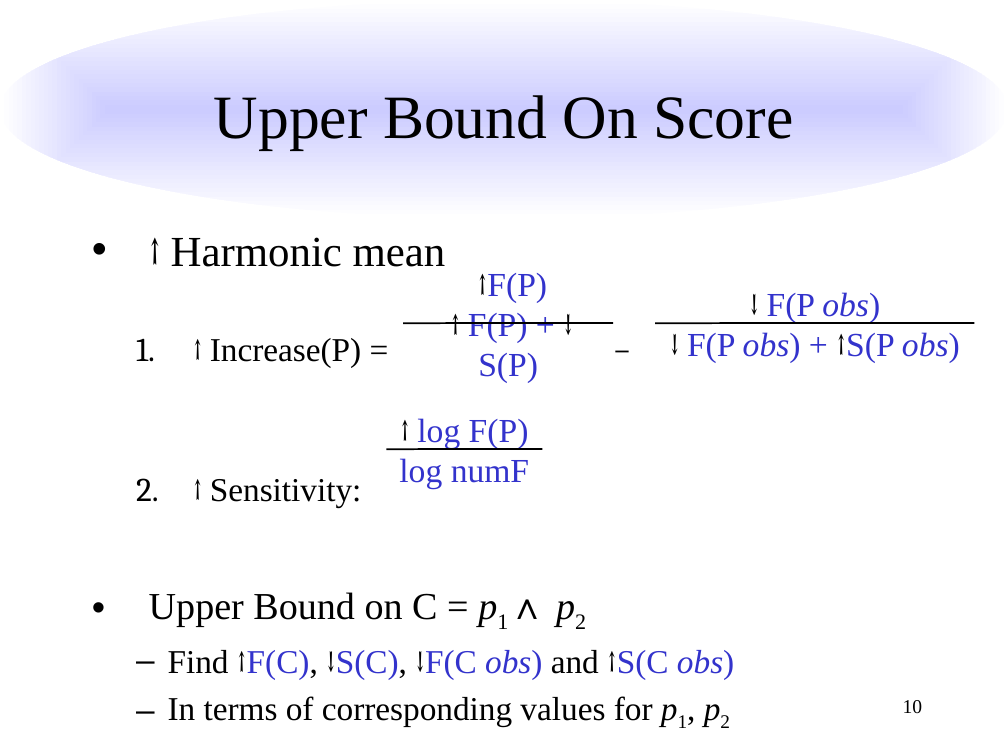
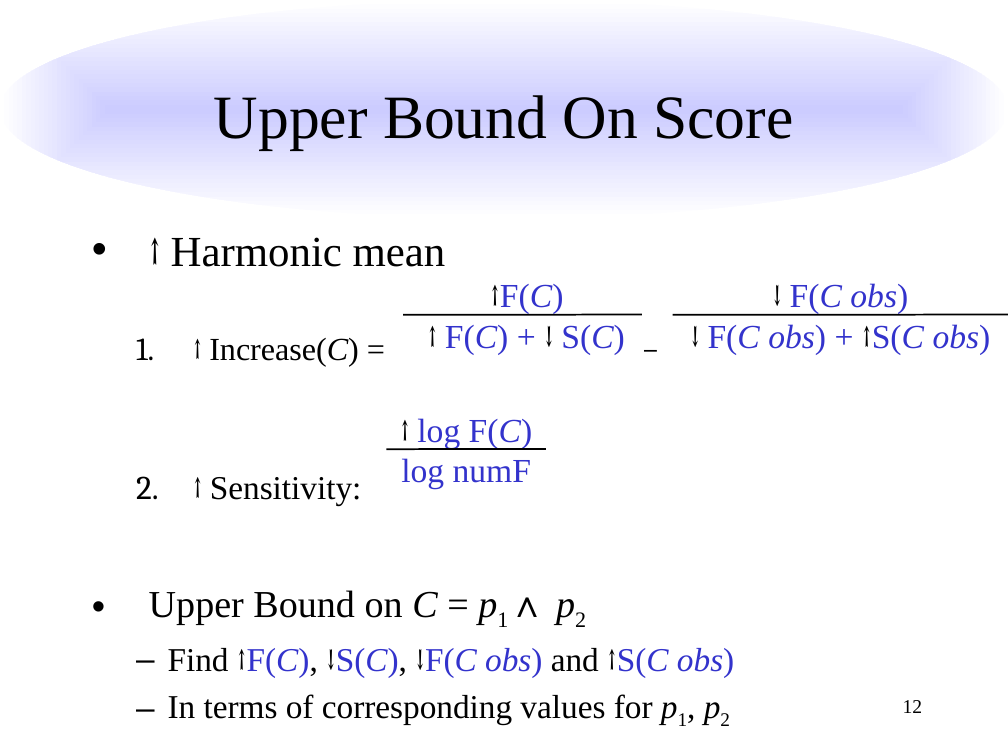
Before and after one commit to liblit/cbiexp, a slide deck: slide 12 of issta-2007/talk/issta-2007.pptx (slide 10 before the commit). Drawn at 1008x756 pixels with LibreOffice and Linux fonts; fonts in the diff are those of the drawing. Boxes give left, top, right and bottom in pixels: in the first picture for what was removed or moved away, otherwise in the second. Text is boxed around its words. In the diff, an @@ line names an element or a change of style, - is before the commit and + after.

```diff
--- a/issta-2007/talk/issta-2007.pptx
+++ b/issta-2007/talk/issta-2007.pptx
@@ text at (445, 284, 624, 354): text changed @@
-↑F(P)
-↑ F(P) + ↓ S(P)
+↑F(C)
+↑ F(C) + ↓ S(C)
@@ text at (708, 283, 991, 355): text changed @@
-↓ F(P obs)
-↓ F(P obs) + ↑S(P obs)
+↓ F(C obs)
+↓ F(C obs) + ↑S(C obs)
@@ line moved from (403, 324) - (613, 323) to (403, 314) - (642, 314) @@
@@ line moved from (655, 324) - (975, 323) to (672, 314) - (1008, 314) @@
@@ text at (209, 338, 359, 366): text changed; size 23.8 to 22.9 pt @@
-  1. ↑ Increase(P) = −
+  1. ↑ Increase(C) = −
@@ text at (417, 418, 532, 448): text changed @@
-↑ log F(P)
+↑ log F(C)
@@ line moved from (386, 450) - (542, 449) to (386, 450) - (546, 449) @@
@@ text at (149, 590, 734, 678): italic on in "C", "↑F(C), ↓S(C), ↓F(C ↑S(C" @@
@@ page number at (903, 700, 923, 713): text changed @@
-10
+12
```
Also in this commit, not shown: 15 other slides changed.
